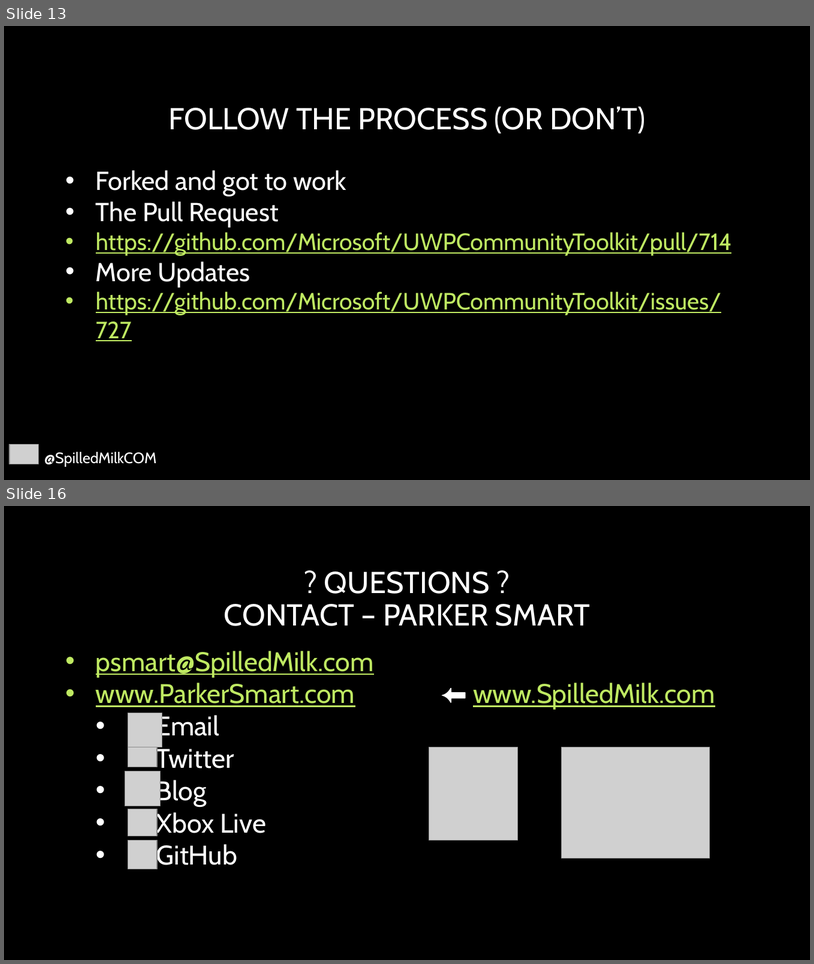
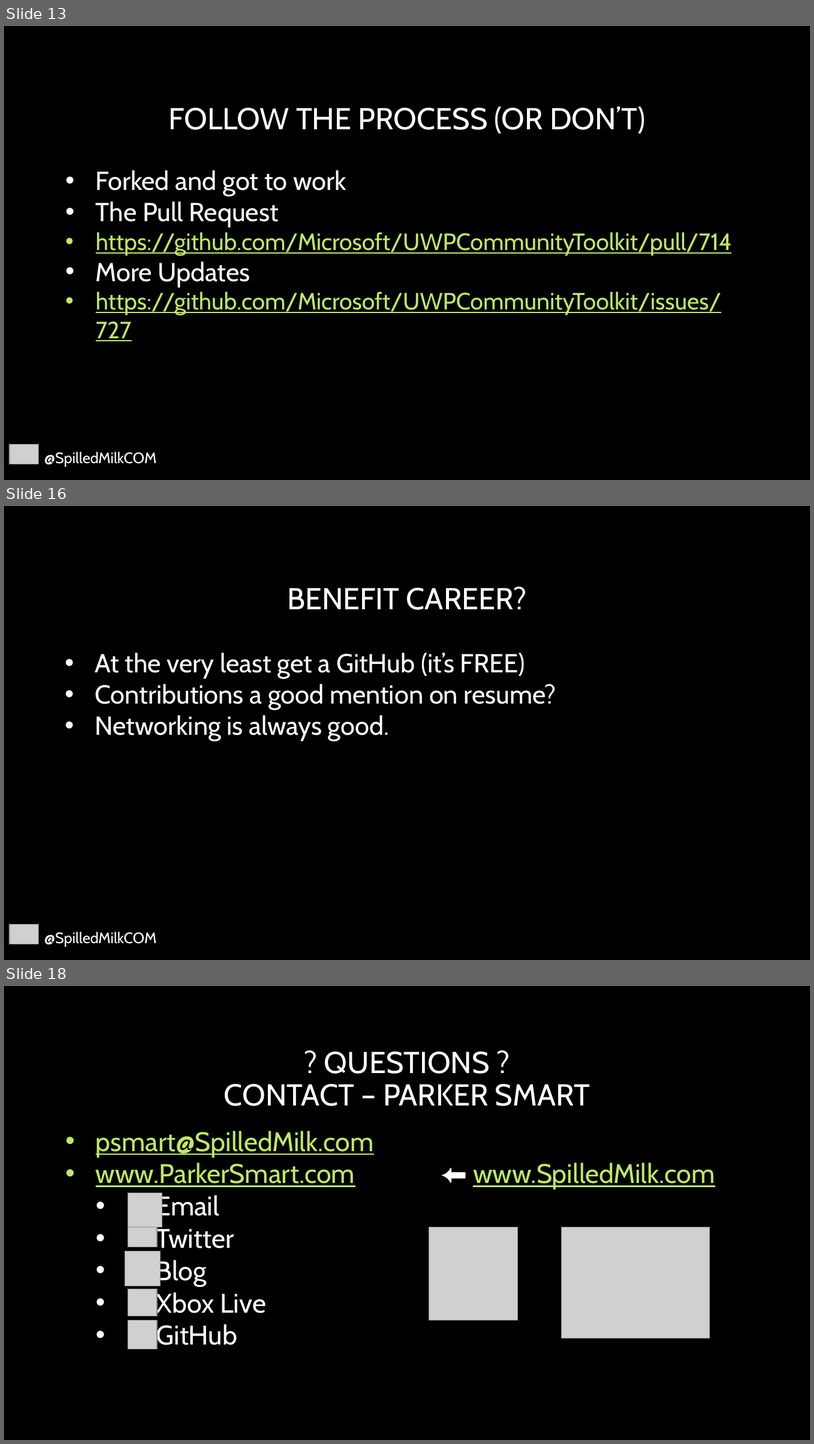
Before and after one commit to SpilledMilkCOM/DenDevDayUWP, a slide deck: Giving Back.pptx. Shown one above the other, each under a label of ours: slides 13 and 16 before the commit, slides 13, 16 and 18 after it; the slides between them are not shown. The pictures are 814x964 and 814x1444 pixels, drawn with LibreOffice and Linux fonts; fonts in the diff are those of the drawing; grey boxes stand for pictures; background and template pictures are left out. Boxes give left, top, right and bottom in pixels: in the first picture for what was removed or moved away, otherwise in the second. Text is boxed around its words. In the diff, an @@ line names an element or a change of style, - is before the commit and + after.

```diff
--- a/Giving Back.pptx
+++ b/Giving Back.pptx
@@ slide 16 added at <box>4,506,810,960</box>, background picture (left out) @@
@@ title added at <box>287,586,527,610</box>, 36 pt, text #FFFFFF @@
+BENEFIT CAREER?
@@ text added at <box>95,652,557,741</box>, 31 pt, text #FFFFFF @@
+• At the very least get a GitHub (it’s FREE)
+• Contributions a good mention on resume?
+• Networking is always good.
@@ picture added at <box>9,924,38,944</box> @@
@@ text added at <box>44,931,156,946</box>, 18 pt, text #FFFFFF @@
+@SpilledMilkCOM
@@ what was slide 16 is now slide 18 @@
```
Also in this commit, not shown: 3 slides changed, 1 other slide added, 1 other file.
